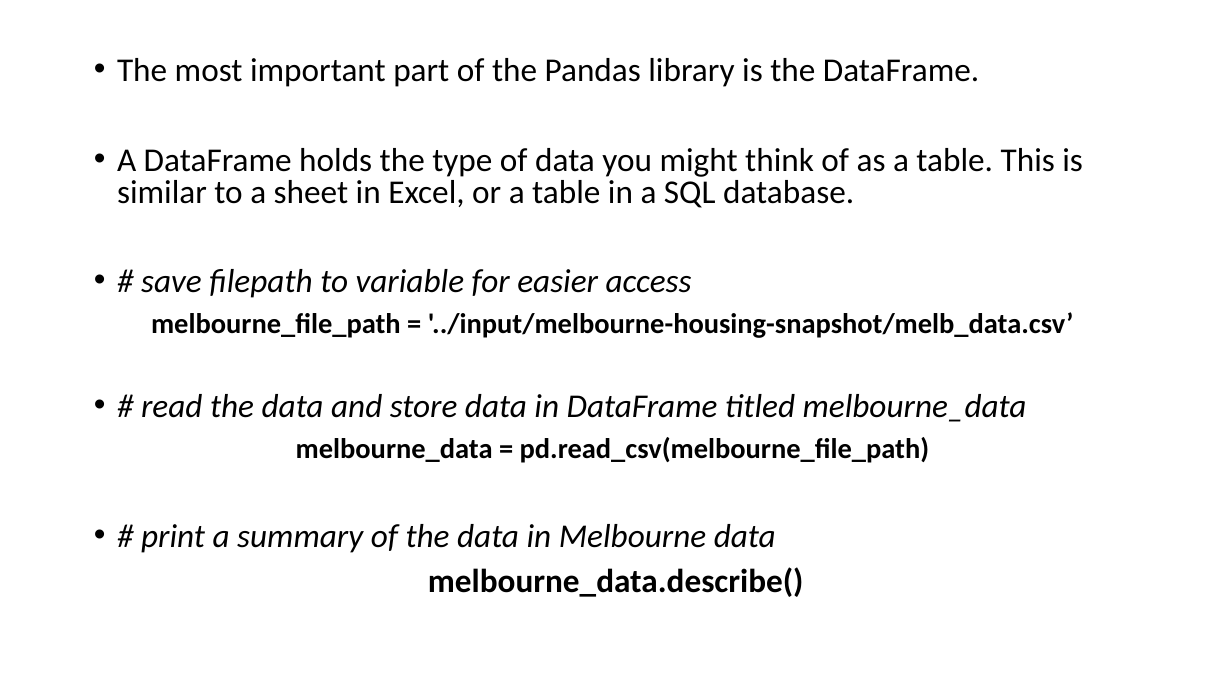
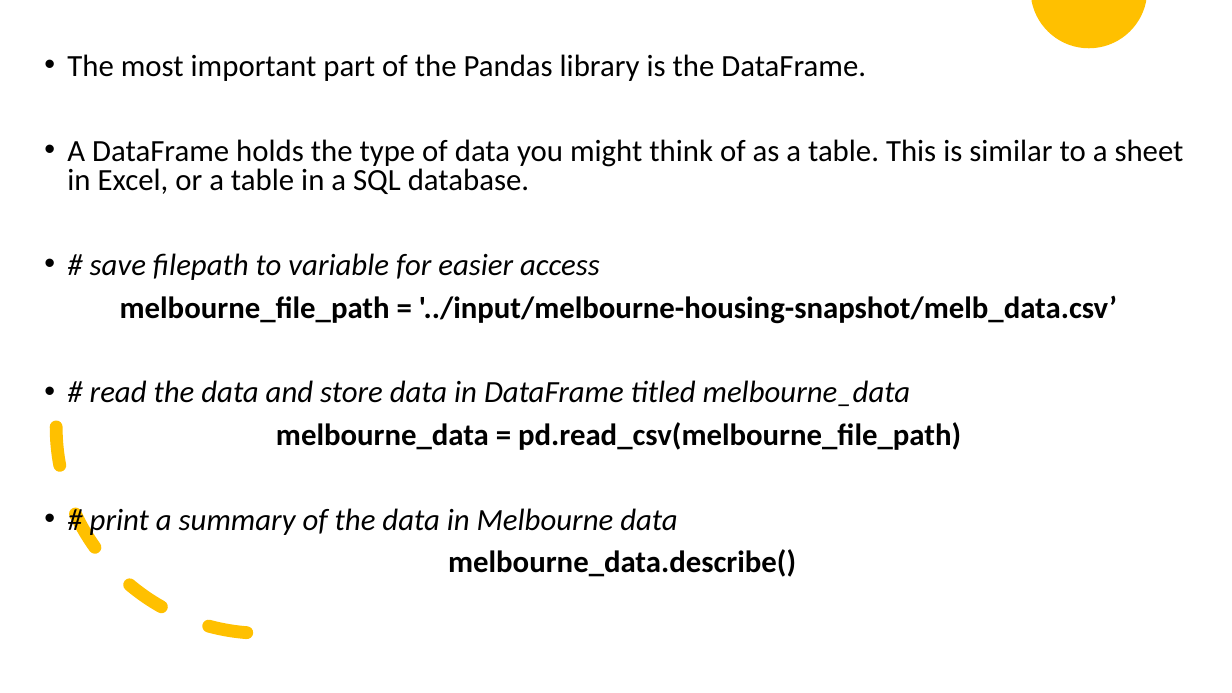
Before and after one commit to RATHOD-SHUBHAM/Kaggle-Course, a slide deck: slide 5 of Kaggle - Into to ML.pptx. Drawn at 1232x693 pixels with LibreOffice and Linux fonts; fonts in the diff are those of the drawing. Boxes give left, top, right and bottom in pixels: in the first picture for what was removed or moved away, otherwise in the second. Text is boxed around its words. In the diff, an @@ line names an element or a change of style, - is before the commit and + after.

```diff
--- a/Kaggle - Into to ML.pptx
+++ b/Kaggle - Into to ML.pptx
@@ freeform shape added at bbox=[1031, 0, 1146, 48], fill #FFC000 @@
@@ text "The most important part of ...": place and size @@
-text "The most important part of ..." at bbox=[117, 58, 1083, 597]
+text "The most important part of ..." at bbox=[67, 54, 1184, 577]
@@ text "The most important part of ..." at bbox=[67, 54, 1184, 577]: size 25.9 to 24 pt in "The most important part of the Pandas ...", "A DataFrame holds the type of data ...", "# save filepath to variable for easier ...", "# read the data and store data ..." and 2 more places; size 22.2 to 24 pt in "melbourne_file_path = '../input/melbourne-housing-snapshot/m ...", "melbourne_data = pd.read_csv(melbourne_file_path)" @@
@@ arc (boxed as its full ellipse) added at bbox=[56, 221, 470, 634], outline #FFC000 10 pt dashed @@
```
Also in this commit, not shown: 3 other slides changed, 3 slides added, 5 other files.
